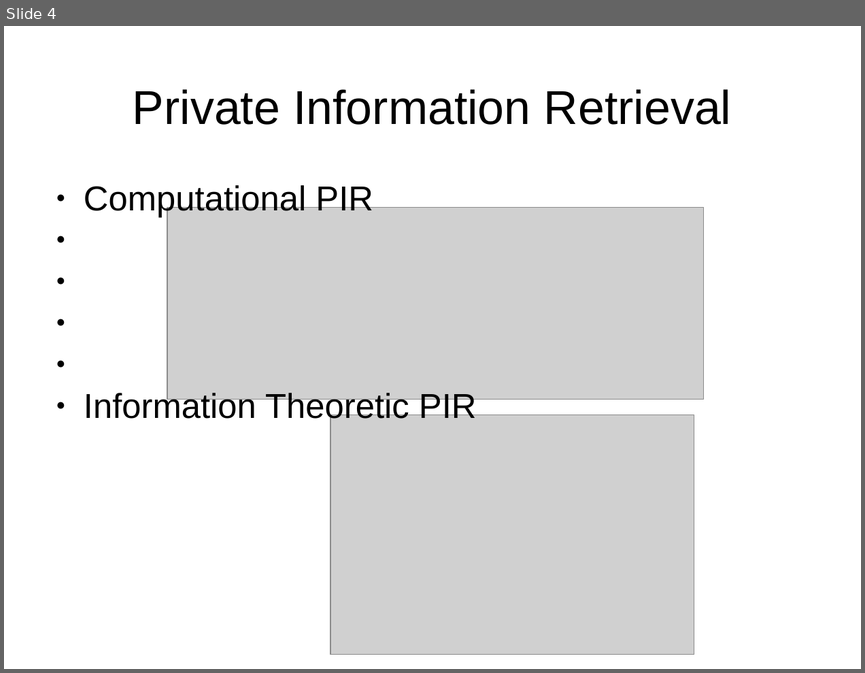
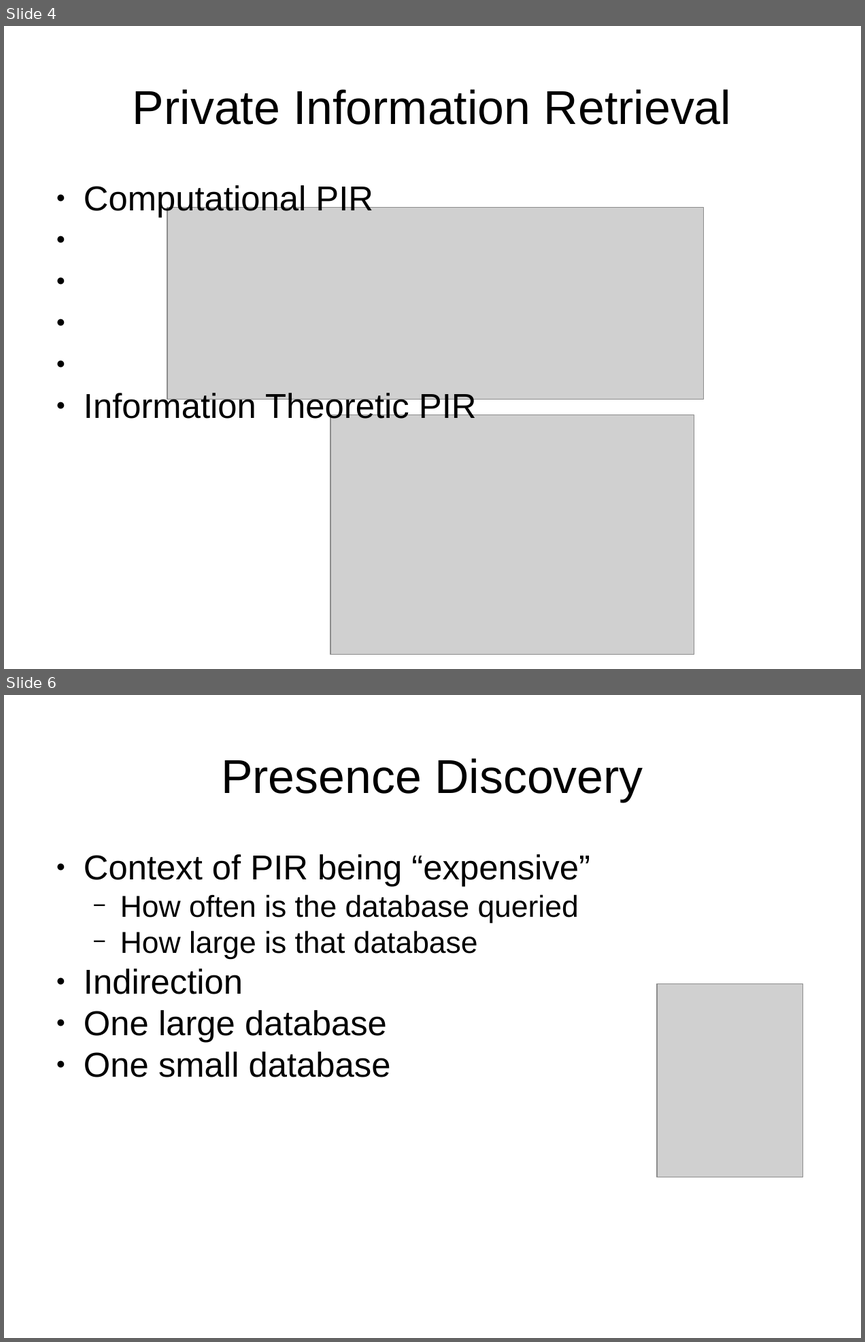
Before and after one commit to IanMartiny/prelim, a slide deck: slides/prelim.pptx. Shown one above the other, each under a label of ours: slide 4 before the commit, slides 4 and 6 after it; the slides between them are not shown. The pictures are 865x673 and 865x1342 pixels, drawn with LibreOffice and Linux fonts; fonts in the diff are those of the drawing; grey boxes stand for pictures. Boxes give left, top, right and bottom in pixels: in the first picture for what was removed or moved away, otherwise in the second. Text is boxed around its words. In the diff, an @@ line names an element or a change of style, - is before the commit and + after.

```diff
--- a/slides/prelim.pptx
+++ b/slides/prelim.pptx
@@ slide 6 added at [4, 695, 861, 1338], background #FFFFFF @@
@@ text added at [221, 758, 643, 802], 44 pt, text #000000 @@
+Presence Discovery
@@ text added at [84, 854, 590, 1077], 32 pt, text #000000 @@
+● Context of PIR being “expensive”
+  − How often is the database queried
+  − How large is that database
+● Indirection
+● One large database
+● One small database
@@ picture added at [657, 983, 802, 1177] @@
```
Also in this commit, not shown: 2 slides changed, 3 other slides added, 7 other files.
